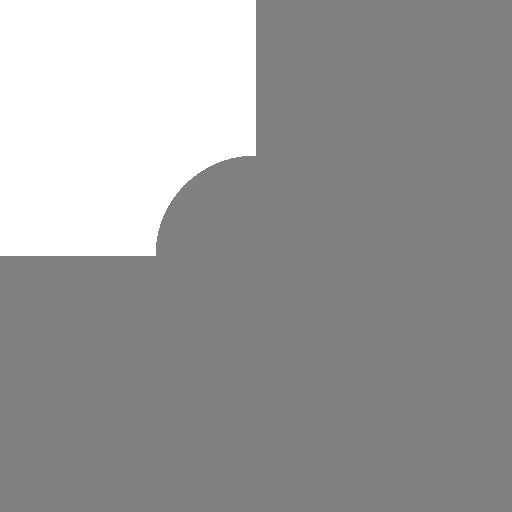
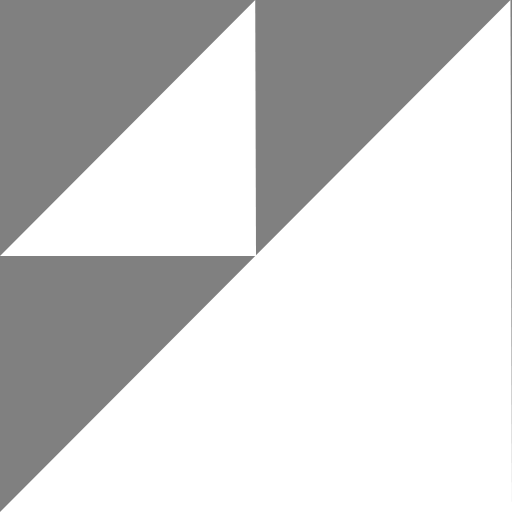
Layer changes from the first 512×512 image to the second:
added group "New Mask" with 5 layers above "Masks" over [0,0,512,512]
added layer "Mask 1" in group "New Mask" over [0,0,256,256]
added layer "Fracture" in group "New Mask" over [0,0,512,512]
hid group "Masks" (5 layers) over [0,0,512,512]
hid "Rectangle 1" (4th of 4, in "Masks") over [0,0,256,256]
